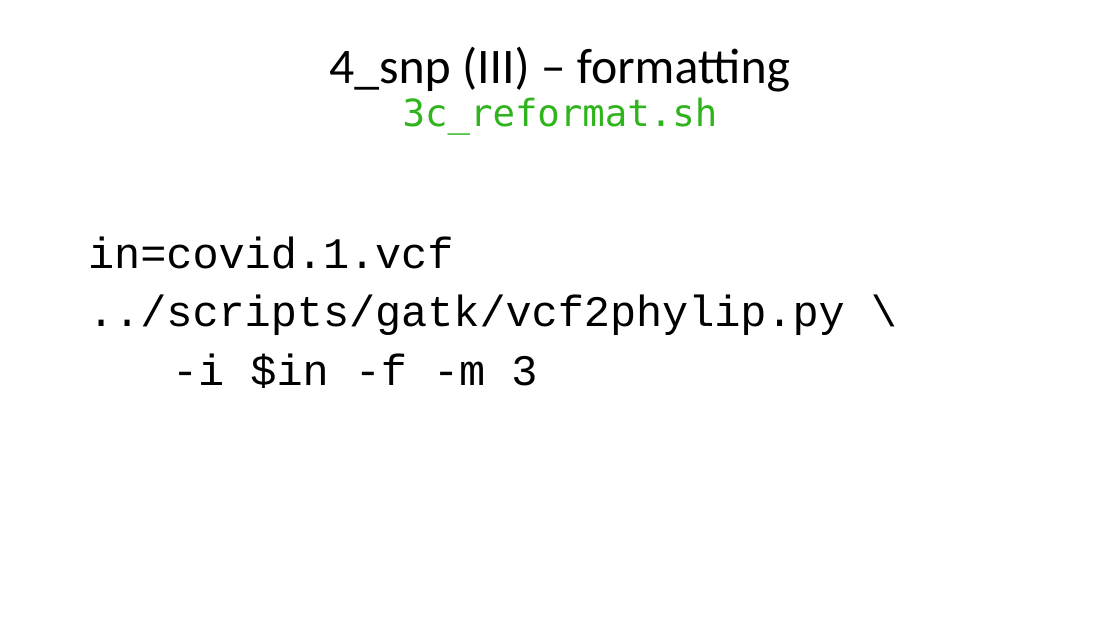
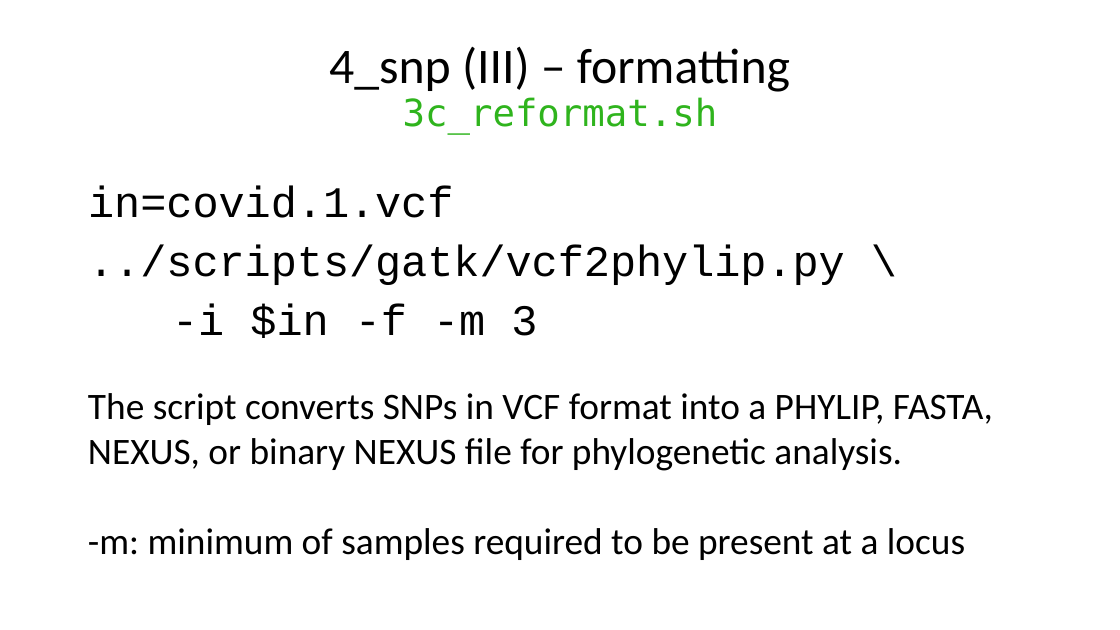
Before and after one commit to liu3zhenlab/teaching, a slide deck: slide 18 of PLPTH813Bioinformatis/2025/2_lab/lab09_tree.pptx (slide 17 before the commit). Drawn at 1120x630 pixels with LibreOffice and Linux fonts; fonts in the diff are those of the drawing. Boxes give left, top, right and bottom in pixels: in the first picture for what was removed or moved away, otherwise in the second. Text is boxed around its words. In the diff, an @@ line names an element or a change of style, - is before the commit and + after.

```diff
--- a/PLPTH813Bioinformatis/2025/2_lab/lab09_tree.pptx
+++ b/PLPTH813Bioinformatis/2025/2_lab/lab09_tree.pptx
@@ text "in=covid.1.vcf": place and size @@
-text "in=covid.1.vcf" at bbox=[88, 236, 845, 388]
+text "in=covid.1.vcf" at bbox=[88, 185, 845, 338]
@@ text added at bbox=[88, 393, 993, 560], 24 pt, text #000000 @@
+The script converts SNPs in VCF format into a PHYLIP, FASTA, NEXUS, or binary NEXUS file for phylogenetic analysis.
+-m: minimum of samples required to be present at a locus
```
Also in this commit, not shown: 8 other slides changed, 1 slide added, 3 other files.
